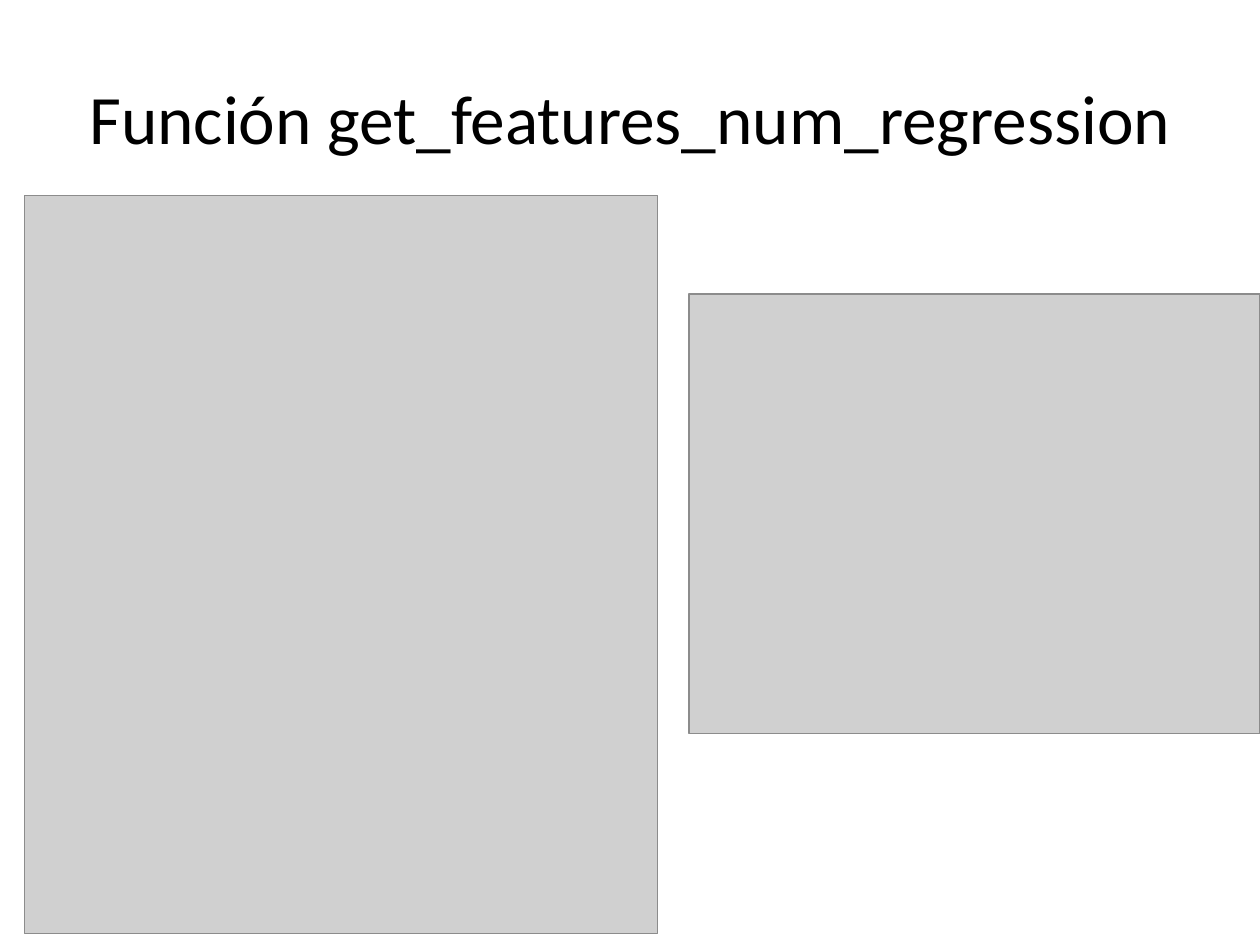
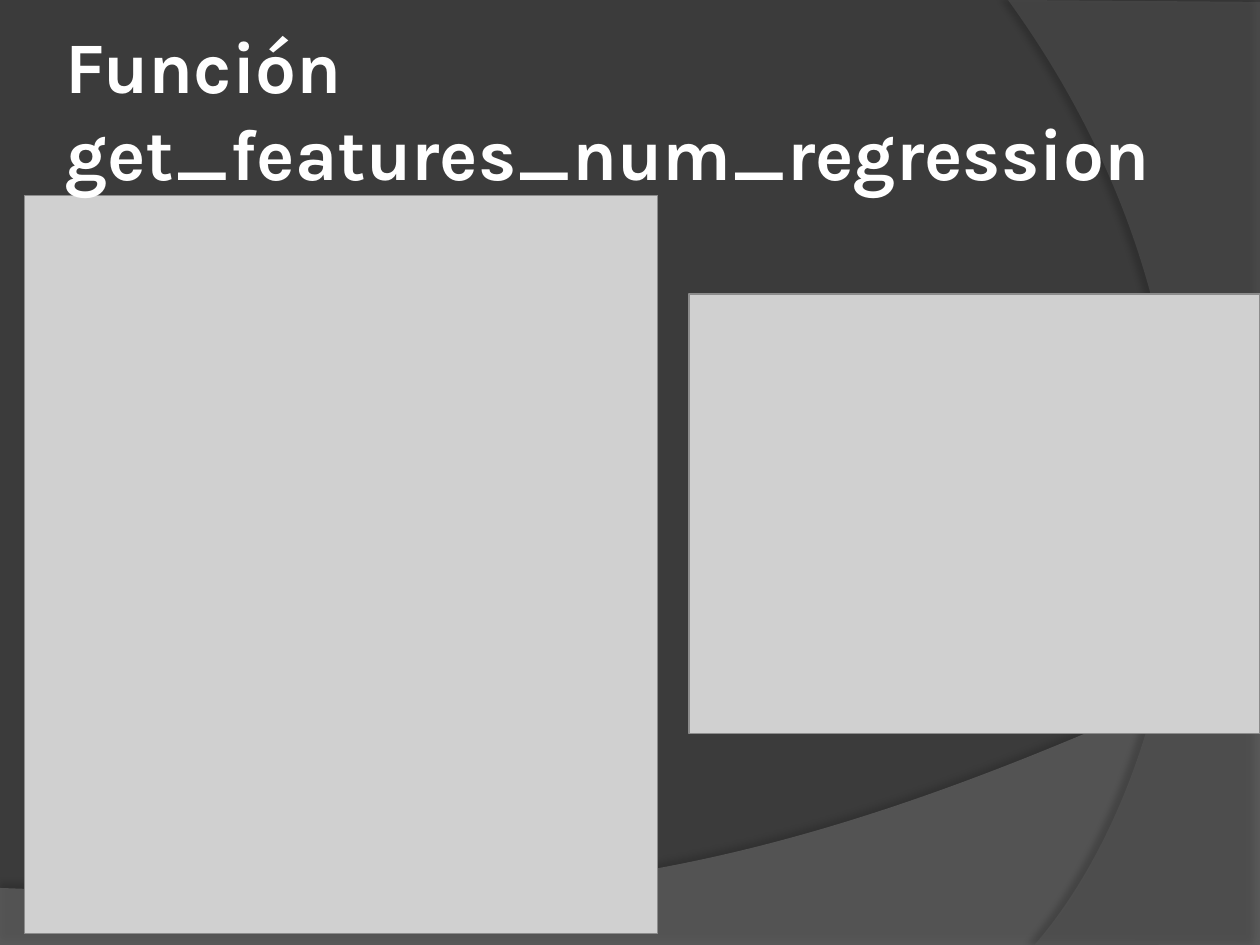
Before and after one commit to Whitee-12/Team_Challenge_ToolBox, a slide deck: slide 4 of Presentacion_team_challenge.pptx. Drawn at 1260x945 pixels with LibreOffice and Linux fonts; fonts in the diff are those of the drawing; grey boxes stand for pictures. Boxes give left, top, right and bottom in pixels: in the first picture for what was removed or moved away, otherwise in the second. Text is boxed around its words. In the diff, an @@ line names an element or a change of style, - is before the commit and + after.

```diff
--- a/Presentacion_team_challenge.pptx
+++ b/Presentacion_team_challenge.pptx
@@ background #FFFFFF to #3B3B3B @@
@@ title "Función get_features_num_regression": place and size @@
-title "Función get_features_num_regression" at (89, 96, 1170, 156)
+title "Función get_features_num_regression" at (65, 36, 1149, 197)
@@ title "Función get_features_num_regression" at (65, 36, 1149, 197): size 39.6 to 41.4 pt, font Calibri to Karla, text colour #000000 to #FFFFFF, bold on; alignment centre to left @@
@@ freeform shape added at (1008, 0, 1260, 945), fill #5E5E5E at 40% opacity @@
@@ freeform shape added at (0, 655, 1260, 945), fill #7F7F7F at 45% opacity @@
```
Also in this commit, not shown: 7 other slides changed, 1 slide added, 1 slide removed.
